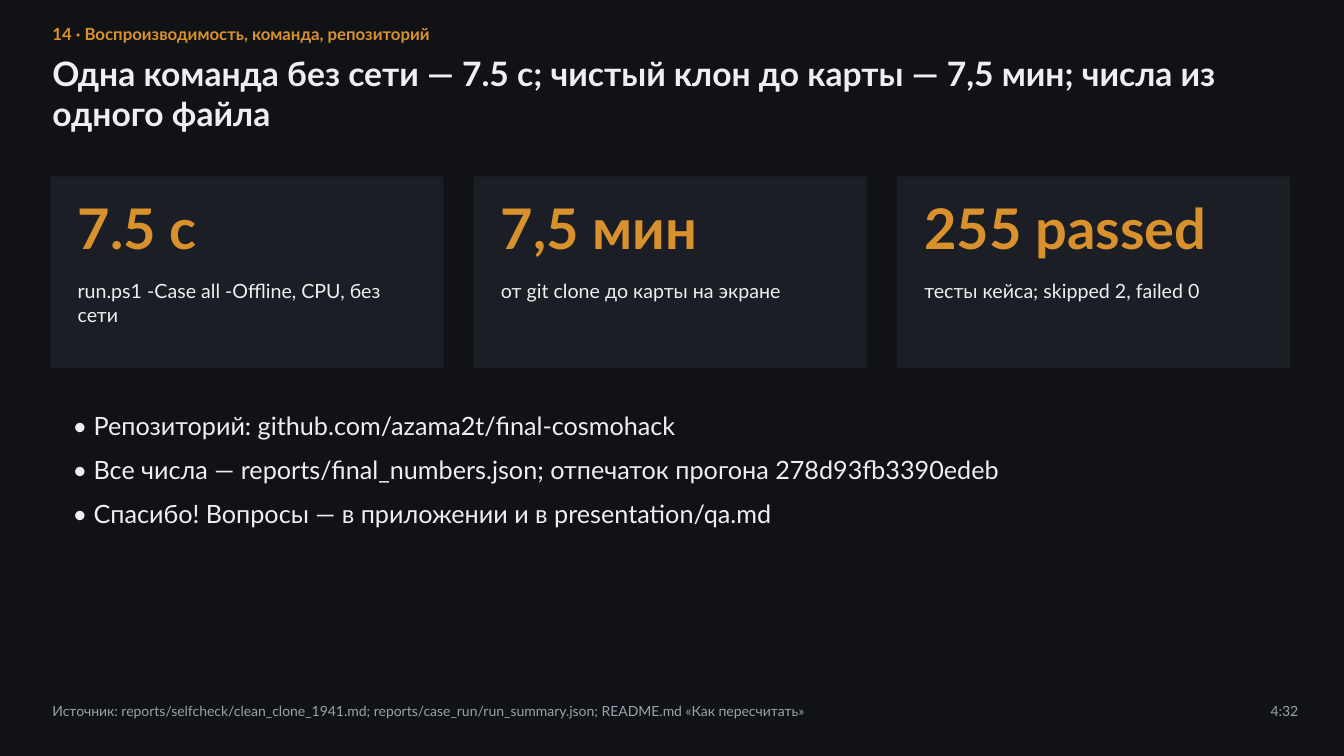
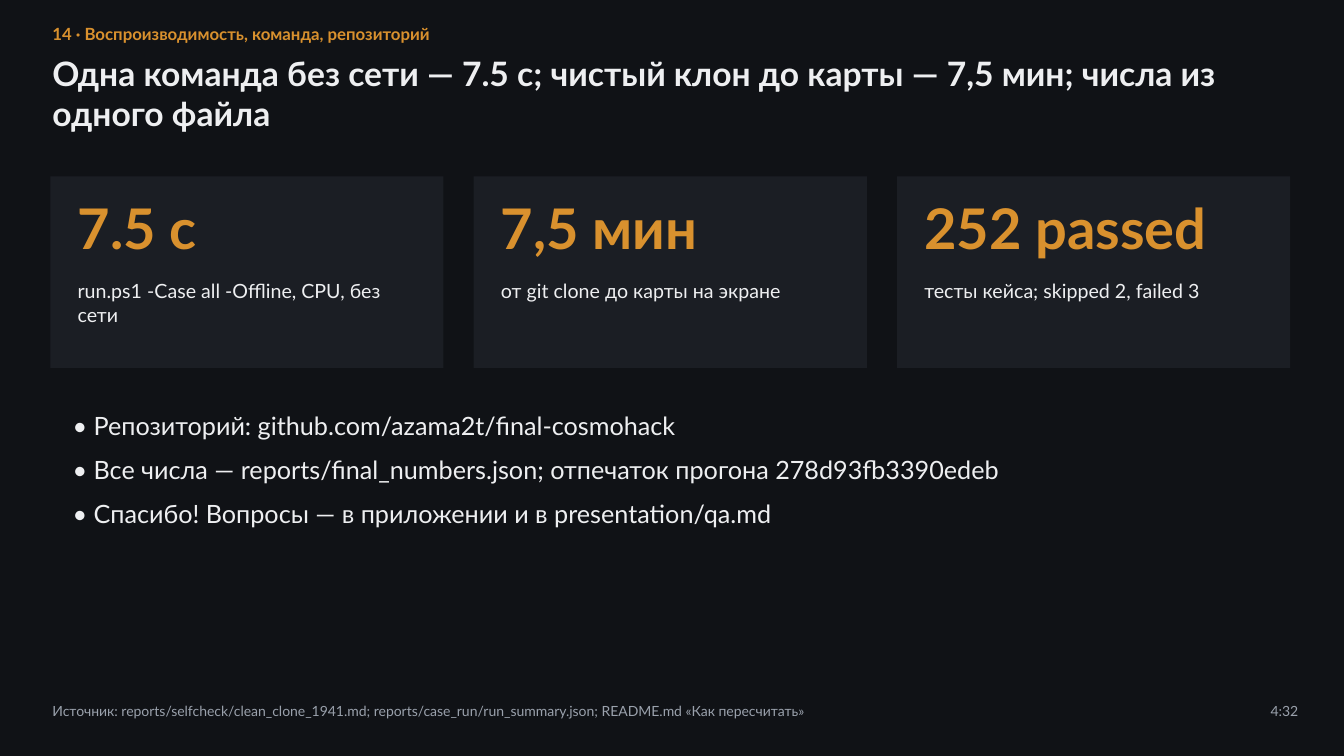
Before and after one commit to azama2t/final-cosmohack, a slide deck: slide 14 of reports/case_deck.pptx. Drawn at 1344x756 pixels with LibreOffice and Linux fonts; fonts in the diff are those of the drawing. Boxes give left, top, right and bottom in pixels: in the first picture for what was removed or moved away, otherwise in the second. Text is boxed around its words. In the diff, an @@ line names an element or a change of style, - is before the commit and + after.

```diff
--- a/reports/case_deck.pptx
+++ b/reports/case_deck.pptx
@@ text at <box>924,207,1206,259</box>: text changed @@
-255 passed
+252 passed
@@ text at <box>924,283,1199,302</box>: text changed @@
-тесты кейса; skipped 2, failed 0
+тесты кейса; skipped 2, failed 3
```
Also in this commit, not shown: 1 other slide changed, 57 other files.
